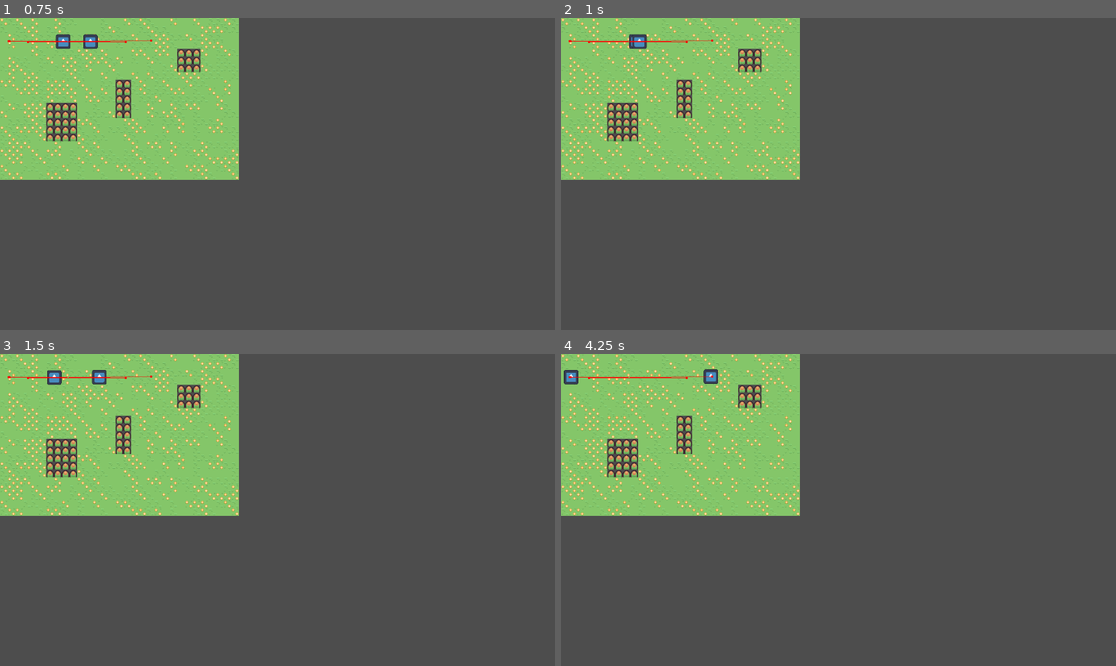
Above: before the commit, frames 1-4 (two rows, left to right).
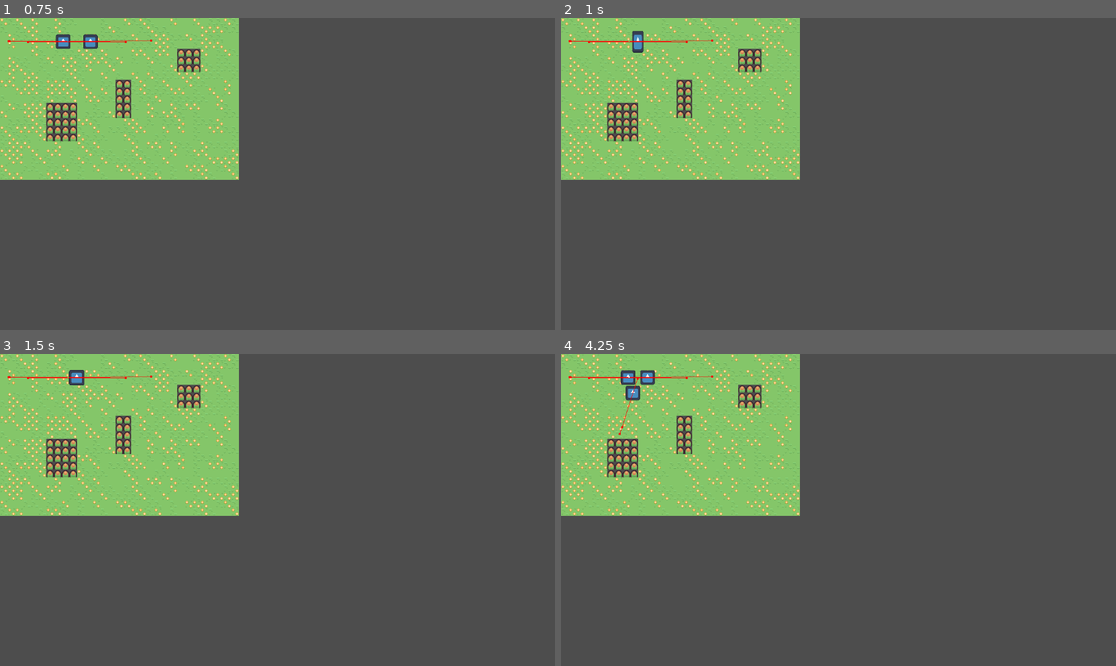
Above: after the commit, the same moments.

Repository: Monetai/RabbitVillage
Game: Godot game, scene res://src/scene/world.tscn
Same seed, same stepped clock (60 frames per second), same inputs: the game is played once before the commit and once after it. The engine's default icon, where the game draws it, is replaced by a stand-in: a white triangle on a blue panel in a dark square.
Inputs:
- Up to frame 1 (0.75 s): no input
- Up to frame 2 (1 s): no input
- Up to frame 3 (1.5 s): no input
- Up to frame 4 (4.25 s): no input

Frame 1 is identical in both runs. In frame 2, 0.2% of the frame differs, in the area x 12-16%, y 4-12%; in frame 3, 0.4%; in frame 4, 0.6%, in the area x 0-29%, y 4-27%.

Commit message:
Rabbit can fuck

Diff:
--- /dev/null
+++ b/src/scene/baise_effect.gd
@@ -0,0 +1,24 @@
+class_name BaiseEffect
+extends Sprite2D
+
+const RABBIT = preload("res://src/scene/rabbit.tscn")
+
+var lapin_1 : Rabbit
+var lapin_2: Rabbit
+
+func set_participants(lapin1: Rabbit, lapin2: Rabbit):
+	lapin_1 = lapin1
+	lapin_2 = lapin2
+
+func spawn_rabbit():
+	var rabbit = RABBIT.instantiate()
+	get_tree().current_scene.add_child(rabbit)
+	rabbit.global_position = self.global_position
+	lapin_1.unstop()
+	lapin_2.unstop()
+	queue_free()
+
+
+
+func _on_timer_timeout() -> void:
+	spawn_rabbit()
--- /dev/null
+++ b/src/scene/baise_effect.tscn
@@ -0,0 +1,81 @@
+[gd_scene load_steps=6 format=3 uid="uid://cctwqnhw74np6"]
+
+[ext_resource type="Texture2D" uid="uid://scwyjhg1dg2i" path="res://icon.svg" id="1_obemb"]
+[ext_resource type="Script" path="res://src/scene/baise_effect.gd" id="2_gkqps"]
+
+[sub_resource type="Animation" id="Animation_va3yu"]
+resource_name = "fuck"
+length = 0.6
+loop_mode = 1
+tracks/0/type = "value"
+tracks/0/imported = false
+tracks/0/enabled = true
+tracks/0/path = NodePath(".:scale")
+tracks/0/interp = 1
+tracks/0/loop_wrap = true
+tracks/0/keys = {
+"times": PackedFloat32Array(0, 0.3, 0.6),
+"transitions": PackedFloat32Array(0.217638, 0.045753, 1),
+"update": 0,
+"values": [Vector2(0.25, 0.25), Vector2(0.17, 0.37), Vector2(0.25, 0.25)]
+}
+
+[sub_resource type="Animation" id="Animation_b3s6e"]
+length = 0.001
+tracks/0/type = "bezier"
+tracks/0/imported = false
+tracks/0/enabled = true
+tracks/0/path = NodePath(".:scale:x")
+tracks/0/interp = 1
+tracks/0/loop_wrap = true
+tracks/0/keys = {
+"handle_modes": PackedInt32Array(0),
+"points": PackedFloat32Array(0.25, -0.25, 0, 0.25, 0),
+"times": PackedFloat32Array(0)
+}
+tracks/1/type = "bezier"
+tracks/1/imported = false
+tracks/1/enabled = true
+tracks/1/path = NodePath(".:scale:y")
+tracks/1/interp = 1
+tracks/1/loop_wrap = true
+tracks/1/keys = {
+"handle_modes": PackedInt32Array(0),
+"points": PackedFloat32Array(0.25, -0.25, 0, 0.25, 0),
+"times": PackedFloat32Array(0)
+}
+tracks/2/type = "value"
+tracks/2/imported = false
+tracks/2/enabled = true
+tracks/2/path = NodePath(".:scale")
+tracks/2/interp = 1
+tracks/2/loop_wrap = true
+tracks/2/keys = {
+"times": PackedFloat32Array(0),
+"transitions": PackedFloat32Array(1),
+"update": 0,
+"values": [Vector2(0.25, 0.25)]
+}
+
+[sub_resource type="AnimationLibrary" id="AnimationLibrary_yduug"]
+_data = {
+"RESET": SubResource("Animation_b3s6e"),
+"fuck": SubResource("Animation_va3yu")
+}
+
+[node name="BaiseEffect" type="Sprite2D"]
+scale = Vector2(0.25, 0.25)
+texture = ExtResource("1_obemb")
+script = ExtResource("2_gkqps")
+
+[node name="Timer" type="Timer" parent="."]
+wait_time = 3.0
+autostart = true
+
+[node name="AnimationPlayer" type="AnimationPlayer" parent="."]
+libraries = {
+"": SubResource("AnimationLibrary_yduug")
+}
+autoplay = "fuck"
+
+[connection signal="timeout" from="Timer" to="." method="_on_timer_timeout"]
--- a/src/scene/rabbit.tscn
+++ b/src/scene/rabbit.tscn
@@ -8,7 +8,6 @@
 
 [node name="Rabbit" type="Node2D"]
 script = ExtResource("1_kstxw")
-SPEED = null
 
 [node name="Sprite2D" type="Sprite2D" parent="."]
 scale = Vector2(0.234375, 0.234375)
@@ -17,6 +16,7 @@
 [node name="BaiseDetector" type="Area2D" parent="."]
 collision_layer = 2
 collision_mask = 2
+input_pickable = false
 
 [node name="CollisionShape2D" type="CollisionShape2D" parent="BaiseDetector"]
 shape = SubResource("CircleShape2D_ko0w3")
--- a/src/scene/world.tscn
+++ b/src/scene/world.tscn
@@ -636,12 +636,10 @@
 [node name="Rabbit" parent="." node_paths=PackedStringArray("target") instance=ExtResource("2_2vbtk")]
 position = Vector2(58, 50)
 target = NodePath("../Marker2D")
-SPEED = null
 
 [node name="Rabbit2" parent="." node_paths=PackedStringArray("target") instance=ExtResource("2_2vbtk")]
 position = Vector2(261, 50)
 target = NodePath("../Marker2D2")
-SPEED = null
 
 [node name="Marker2D" type="Marker2D" parent="."]
 position = Vector2(314, 47)
--- a/src/script/rabbit.gd
+++ b/src/script/rabbit.gd
@@ -5,15 +5,15 @@
 @onready var baise_cooldown: Timer = $BaiseCooldown
 @onready var baise_detector: Area2D = $BaiseDetector
 
-enum AGE {
-	CHILDREN,
-	ADULT
-}
-
 @export var target : Marker2D
 @export var SPEED : int = 100
-var can_fuck : bool = true
-var age : AGE = AGE.ADULT
+var can_fuck : bool = true:
+	set(new_value):
+		can_fuck = new_value
+		if can_fuck == false:
+			baise_cooldown.start(15)
+
+var stopped : bool = false
 
 
 func _ready():
@@ -22,7 +22,7 @@
 	call_deferred("set_navigation_agent")
 
 func _physics_process(delta: float) -> void:
-	if navigation_agent.is_navigation_finished():
+	if navigation_agent.is_navigation_finished() or stopped:
 		return
 
 	var direction = global_position.direction_to(navigation_agent.get_next_path_position())
@@ -30,15 +30,31 @@
 	translate(direction * SPEED * delta)
 
 func set_navigation_agent():
-	navigation_agent.target_position = target.global_position
+	if not target:
+		navigation_agent.target_position = Vector2(randf_range(0, 300), randf_range(0,300))
+	else:
+		navigation_agent.target_position = target.global_position
 
 func on_baise_cooldown_ended():
 	can_fuck = true
 
 func on_gros_baiseur_detected(baiseur: Area2D):
+	if can_fuck == false: return
+
 	var autre_baiseur : Rabbit = baiseur.owner
 	if autre_baiseur.can_fuck == false: return
+	print("J'viens de faire une rencontre")
 
 	can_fuck = false
-	baise_cooldown.start(30)
-	BaiseManager.add_rencontre(self, autre_baiseur)
+	autre_baiseur.can_fuck = false
+	BaiseManager.make_baise_happen(self, autre_baiseur)
+
+
+# Lié a la baise
+func stop():
+	visible = false
+	stopped = true
+
+func unstop():
+	visible = true
+	stopped = false
--- a/src/singleton/baise_manager.gd
+++ b/src/singleton/baise_manager.gd
@@ -1,33 +1,12 @@
 # Manageur de baise
 extends Node
+const BAISE_EFFECT = preload("res://src/scene/baise_effect.tscn")
 
-
-var baise_list = []
-var index_done = []
-var baise_todo = []
-
-func add_rencontre(lapin_1: Rabbit, lapin_2: Rabbit):
-	baise_list.append([lapin_1, lapin_2])
-
-
-func _process(delta: float) -> void:
-	if baise_list.is_empty(): return
-
-	for baise_index in range(baise_list.size()):
-		if baise_index in index_done: continue
-		var baise = baise_list[baise_index]
-		for other_baise_index in range(baise_list.size()):
-			var other_baise = baise_list[other_baise_index]
-			if other_baise == baise: continue
-
-			if other_baise.all(func(x): return x in baise):
-				#Baise Happened
-				print("Une bonne baise est prévu aux index ", baise_index, " et ", other_baise_index)
-				index_done.append_array(baise)
-				baise_todo.append([baise, other_baise])
-
-	for baise in baise_todo:
-		print("Une baise !")
-
-	for index in index_done:
-		baise_list.erase(index)
+func make_baise_happen(lapin_1: Rabbit, lapin_2: Rabbit):
+	lapin_1.stop()
+	lapin_2.stop()
+	var baise_instance := BAISE_EFFECT.instantiate()
+	get_tree().current_scene.add_child(baise_instance)
+	var baise_position = lapin_1.global_position + (lapin_2.global_position - lapin_1.global_position) * 0.5
+	baise_instance.global_position = baise_position
+	baise_instance.set_participants(lapin_1, lapin_2)
